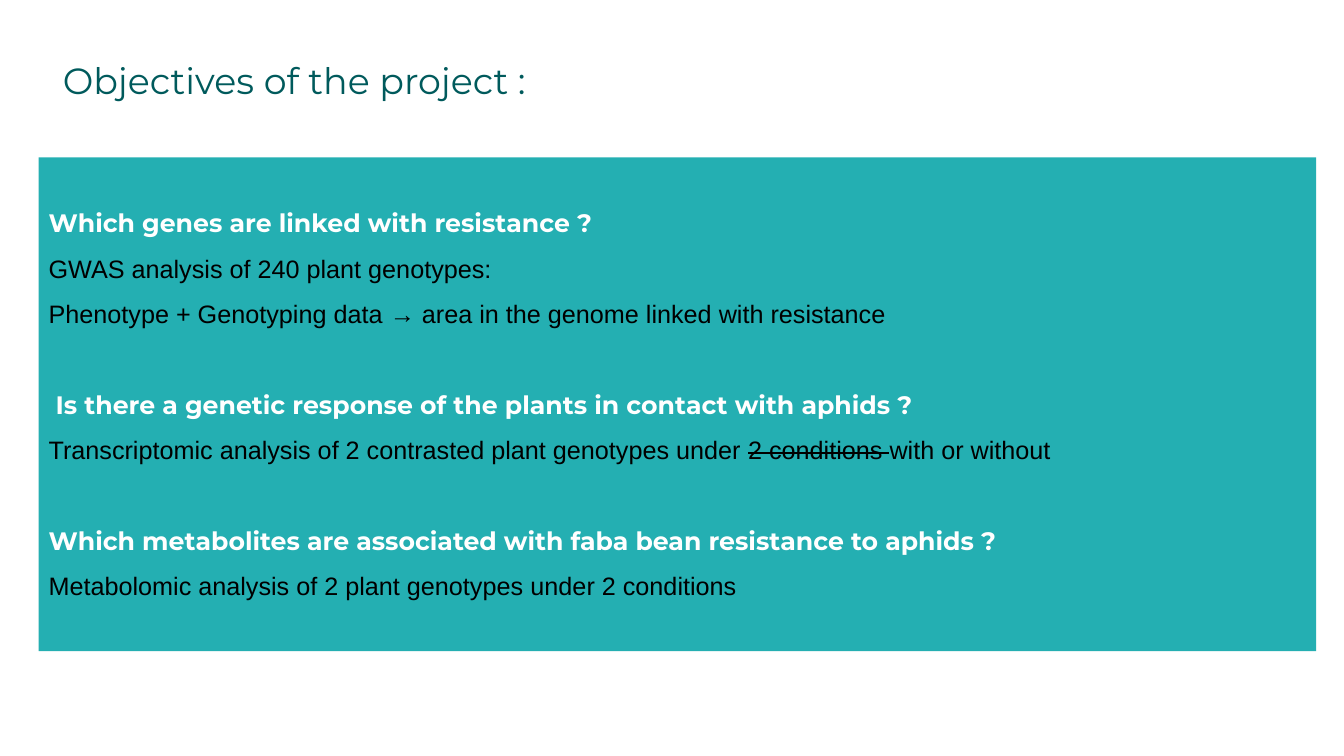
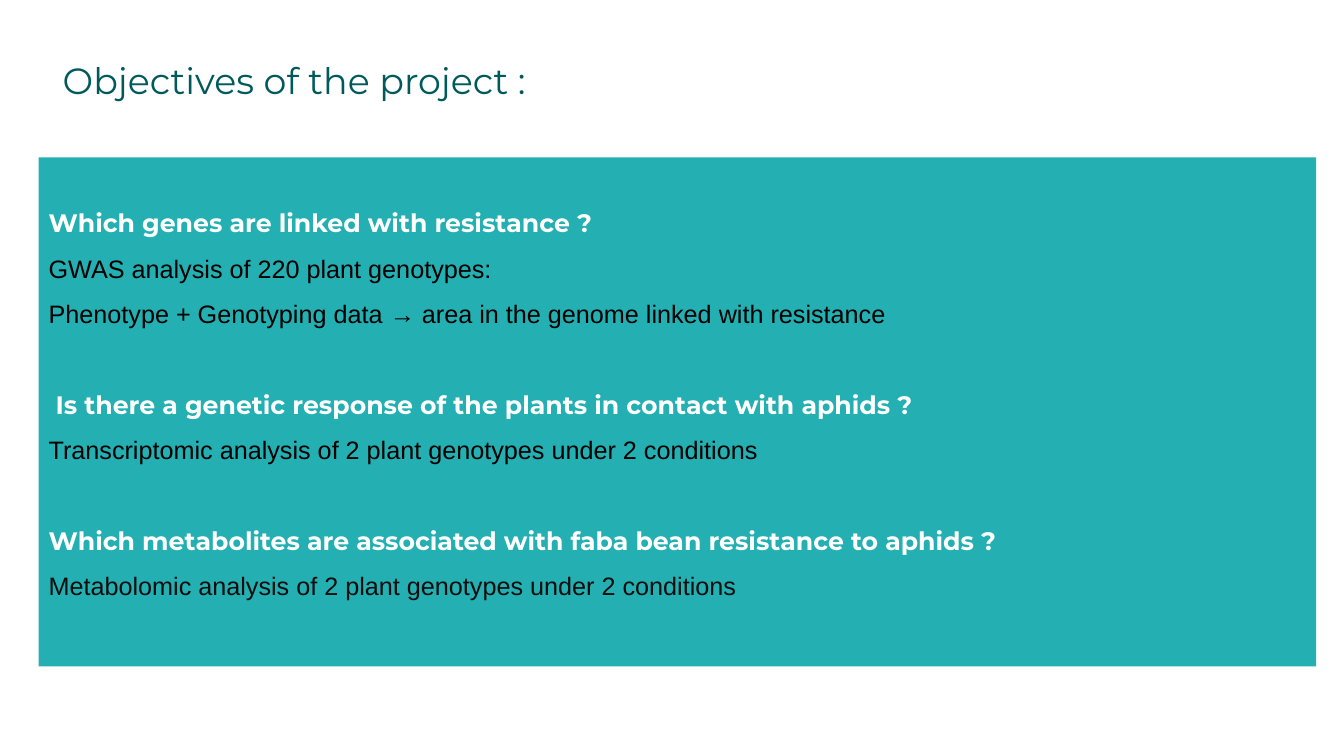
Before and after one commit to igepp-egi/faba_specifics, a slide deck: slide 12 of M01-metabolomic-analysis/untargeted_metabolomic/presentation metabo.pptx (slide 3 before the commit). Drawn at 1344x756 pixels with LibreOffice and Linux fonts; fonts in the diff are those of the drawing. Boxes give left, top, right and bottom in pixels: in the first picture for what was removed or moved away, otherwise in the second. Text is boxed around its words. In the diff, an @@ line names an element or a change of style, - is before the commit and + after.

```diff
--- a/M01-metabolomic-analysis/untargeted_metabolomic/presentation metabo.pptx
+++ b/M01-metabolomic-analysis/untargeted_metabolomic/presentation metabo.pptx
@@ rectangle "Which genes are linked with ...": place and size @@
-rectangle "Which genes are linked with ..." at (38,157,1316,651)
+rectangle "Which genes are linked with ..." at (38,157,1316,666)
@@ text in rectangle at (49,259,491,284): text changed @@
-GWAS analysis of 240 plant genotypes:
+GWAS analysis of 220 plant genotypes:
@@ text in rectangle at (49,440,757,465): text changed @@
-Transcriptomic analysis of 2 contrasted plant genotypes under 2 conditions with or without
+Transcriptomic analysis of 2 plant genotypes under 2 conditions
```
Also in this commit, not shown: 21 other slides changed, 19 slides added, 7 slides removed, 1 other file.
